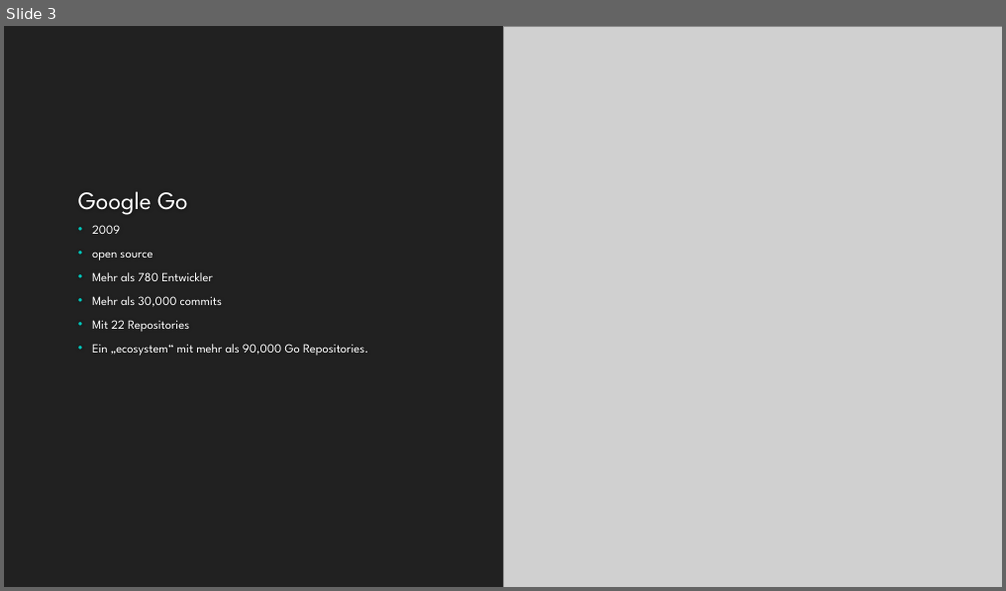
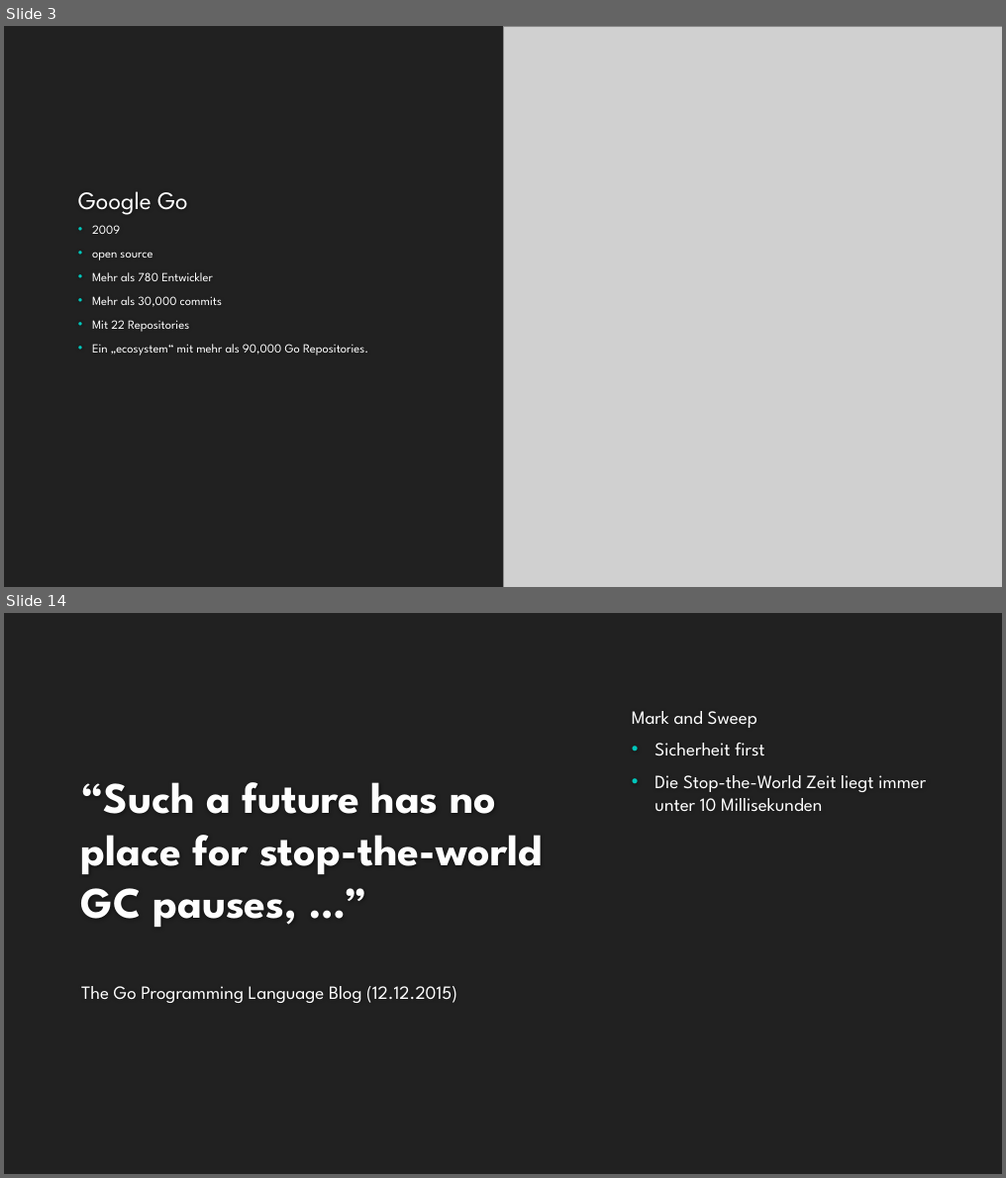
Before and after one commit to informatik-mannheim/iws_golang, a slide deck: presentation/Golang.pptx. Shown one above the other, each under a label of ours: slide 3 before the commit, slides 3 and 14 after it; the slides between them are not shown. The pictures are 1006x591 and 1006x1178 pixels, drawn with LibreOffice and Linux fonts; fonts in the diff are those of the drawing; grey boxes stand for pictures; background and template pictures are left out. Boxes give left, top, right and bottom in pixels: in the first picture for what was removed or moved away, otherwise in the second. Text is boxed around its words. In the diff, an @@ line names an element or a change of style, - is before the commit and + after.

```diff
--- a/presentation/Golang.pptx
+++ b/presentation/Golang.pptx
@@ slide 14 added at (4, 613, 1002, 1174), background #212121 @@
@@ text added at (632, 711, 926, 812), 18 pt, text #FFFFFF @@
+Mark and Sweep
+• Sicherheit first
+• Die Stop-the-World Zeit liegt immer unter 10 Millisekunden
@@ title added at (81, 782, 543, 927), 42 pt, text #FEFEFE, bold @@
+“Such a future has no place for stop-the-world GC pauses, …”
@@ text added at (81, 986, 457, 1003), 18 pt, text #FFFFFF @@
+The Go Programming Language Blog (12.12.2015)
```
Also in this commit, not shown: 3 slides changed, 10 other slides added.
